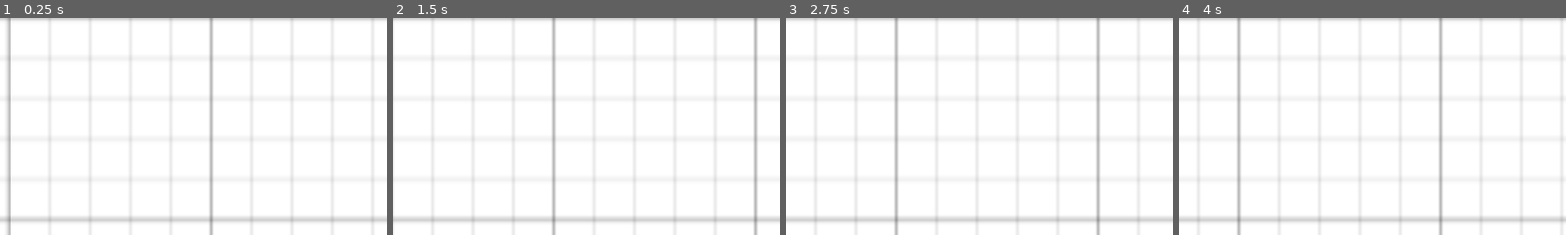
Above: before the commit, frames 1-4 (left to right).
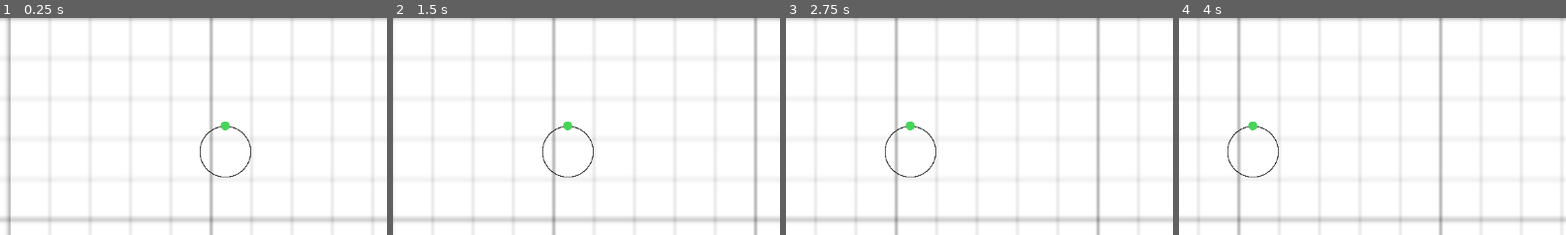
Above: after the commit, the same moments.

Repository: 0-yibai/circle-snip
Game: Godot game, scene res://gameplay/level.tscn
Two runs of this game, one before a commit and one after it. Both use one fixed random seed, a clock stepped at 60 frames per second and the inputs below. The project has no main scene, so this scene is started directly.
Inputs:
- Up to frame 1 (0.25 s): no input
- Up to frame 2 (1.5 s): hold Down (ui_down) from 1.28 s (still down)
- Up to frame 3 (2.75 s): release Down (ui_down) at 2.03 s
- Up to frame 4 (4 s): hold Down (ui_down) from 3.53 s (still down)
The pictures show only the part of the screen within x 47-97%, y 50-100%; the shares and areas given below are measured in that part.

The runs differ from the first frame. In frame 1, 0.3% of the frame differs, in the area x 51-65%, y 47-74%; in frame 2, 0.3%; in frame 3, 0.3%, in the area x 25-39%, y 47-74%; in frame 4, 0.3%.

Commit message:
let point move around circle (incomplete)

Diff:
--- /dev/null
+++ b/gameplay/circle.gd
@@ -0,0 +1,12 @@
+extends CharacterBody2D
+
+var radius = 1544 * 0.05 / 2
+
+var circle
+var point
+
+func _ready():
+	point = $PointOnCircumference
+	circle = $Sprite2D
+	point.position.x = circle.position.x
+	point.position.y = circle.position.y - radius
--- a/gameplay/circle.tscn
+++ b/gameplay/circle.tscn
@@ -1,3 +1,15 @@
-[gd_scene format=3 uid="uid://d4m0obbppvvmu"]
+[gd_scene load_steps=4 format=3 uid="uid://d4m0obbppvvmu"]
+
+[ext_resource type="Script" path="res://gameplay/circle.gd" id="1_hruti"]
+[ext_resource type="Texture2D" uid="uid://b2rm4u3j6bgvw" path="res://asset/circle.png" id="1_nyu1v"]
+[ext_resource type="PackedScene" uid="uid://dw7h6w33fdqln" path="res://gameplay/point_on_circumference.tscn" id="2_vynd3"]
 
 [node name="Circle" type="CharacterBody2D"]
+position = Vector2(98, 75)
+script = ExtResource("1_hruti")
+
+[node name="Sprite2D" type="Sprite2D" parent="."]
+scale = Vector2(0.05, 0.05)
+texture = ExtResource("1_nyu1v")
+
+[node name="PointOnCircumference" parent="." instance=ExtResource("2_vynd3")]
--- a/gameplay/level.tscn
+++ b/gameplay/level.tscn
@@ -1,8 +1,9 @@
-[gd_scene load_steps=4 format=3 uid="uid://dekwge3m81fql"]
+[gd_scene load_steps=5 format=3 uid="uid://dekwge3m81fql"]
 
 [ext_resource type="Texture2D" uid="uid://dhhwu0siu4x1k" path="res://asset/Grid Background.png" id="1_bmn6f"]
 [ext_resource type="PackedScene" uid="uid://cud6kumrfivg2" path="res://control/control.tscn" id="1_swede"]
 [ext_resource type="Script" path="res://gameplay/Camera2D.gd" id="2_8w1d1"]
+[ext_resource type="PackedScene" uid="uid://d4m0obbppvvmu" path="res://gameplay/circle.tscn" id="4_0s85o"]
 
 [node name="Level" type="Node2D"]
 
@@ -20,3 +21,6 @@
 script = ExtResource("2_8w1d1")
 
 [node name="Control" parent="." instance=ExtResource("1_swede")]
+
+[node name="Circle" parent="." instance=ExtResource("4_0s85o")]
+position = Vector2(319, 200)
--- /dev/null
+++ b/gameplay/point_on_circumference.gd
@@ -0,0 +1,36 @@
+extends CharacterBody2D
+
+const MOVING = 1
+const DRAWING = 2
+const FINALIZED = 3
+
+var state = MOVING
+var circle
+
+var theta = 0
+
+var cen
+var r
+var x
+var y
+
+func _ready():
+	circle = $"../Sprite2D"
+
+func _physics_process(delta):
+	if state == MOVING:
+		if Input.is_action_just_pressed("ui_down"):
+			state = DRAWING
+			handle_drawing()
+		else:
+			move_around_circle()
+
+func handle_drawing():
+	state = FINALIZED
+
+func move_around_circle():
+	cen = circle.position
+	r = get_parent().radius
+
+	x = cen.x + r * sin(theta)
+	y = cen.y + r * cos(theta)
--- a/gameplay/point_on_circumference.tscn
+++ b/gameplay/point_on_circumference.tscn
@@ -1,3 +1,11 @@
-[gd_scene format=3 uid="uid://dw7h6w33fdqln"]
+[gd_scene load_steps=3 format=3 uid="uid://dw7h6w33fdqln"]
+
+[ext_resource type="Texture2D" uid="uid://b6ad0p2pi6rj3" path="res://asset/point.png" id="1_ldx32"]
+[ext_resource type="Script" path="res://gameplay/point_on_circumference.gd" id="1_pxvnl"]
 
 [node name="PointOnCircumference" type="CharacterBody2D"]
+script = ExtResource("1_pxvnl")
+
+[node name="Sprite2D" type="Sprite2D" parent="."]
+scale = Vector2(0.1, 0.1)
+texture = ExtResource("1_ldx32")
Binary file added: asset/circle.png
Not shown, added: asset/circle.png.import
Binary file added: asset/point.png
Not shown, added: asset/point.png.import
